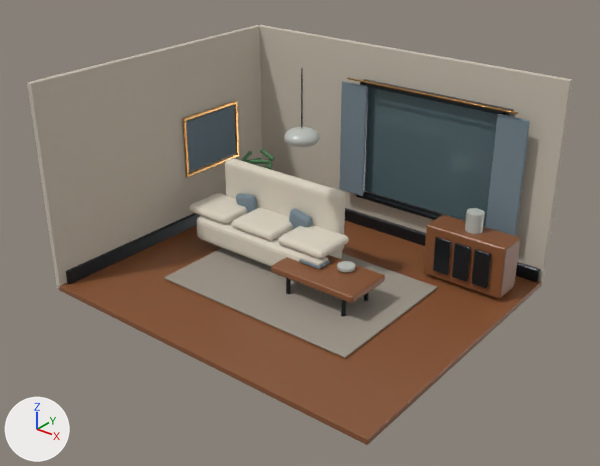
What one commit did to the Blender file interior_scene.blend.
Rendered twice from a 50 mm lens placed at (11.69, -14.69, 10.51), pointed at (0.25, -0.39, 1.65). The axes (+X, +Y, +Z) are drawn at lower left. The lights are the same throughout. The older version comes first.

Names of what the first picture shows: 'Artwork', 'Back wall', 'Curtain left', 'Curtain right', 'Floor', 'Left wall', 'Rug', 'Sideboard', 'Sofa back', 'Sofa base', 'Table top', 'Window recess' and 29 more.
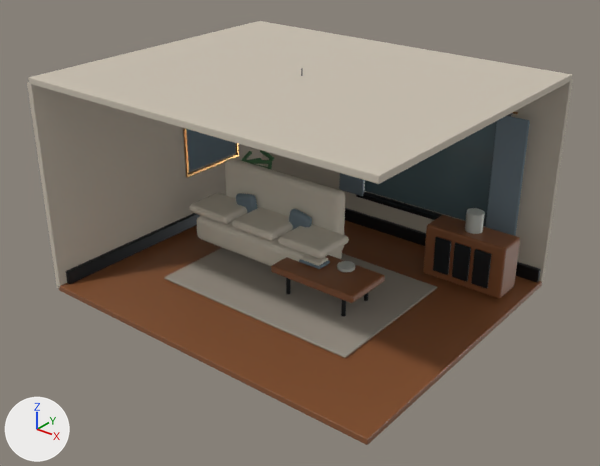
Changed parts and their boxes (x1, y1, x2, y2) in the pictures (600 x 466 px):
'Ceiling', added
    after: (28, 21, 572, 184)
'Back wall', unchanged, covered by the edit
    before: (259, 25, 573, 283)
    after: (262, 79, 573, 283)
'Curtain left', unchanged, covered by the edit
    before: (339, 81, 367, 196)
    after: (339, 173, 364, 196)

Edits to the bpy script that builds the scene:
```text
Add me_cube_004_1:
    me_cube_004_1.from_pydata(...)  # a box spanning x -4.8..4.8, y -4.0..4.0, z -0.08..0.08
    me_cube_004_1.materials.append(mat_lime_plaster)  # light grey #c8bfaf
Add ob_ceiling:
    ob_ceiling = bpy.data.objects.new('Ceiling', me_cube_004_1)
    ob_ceiling.location = (0.0, 0.0, 5.35)
    _m = ob_ceiling.modifiers.new('Soft edges', 'BEVEL')
    _m.width = 0.02
    _m.width_pct = 0.02
    _m.segments = 3
```
